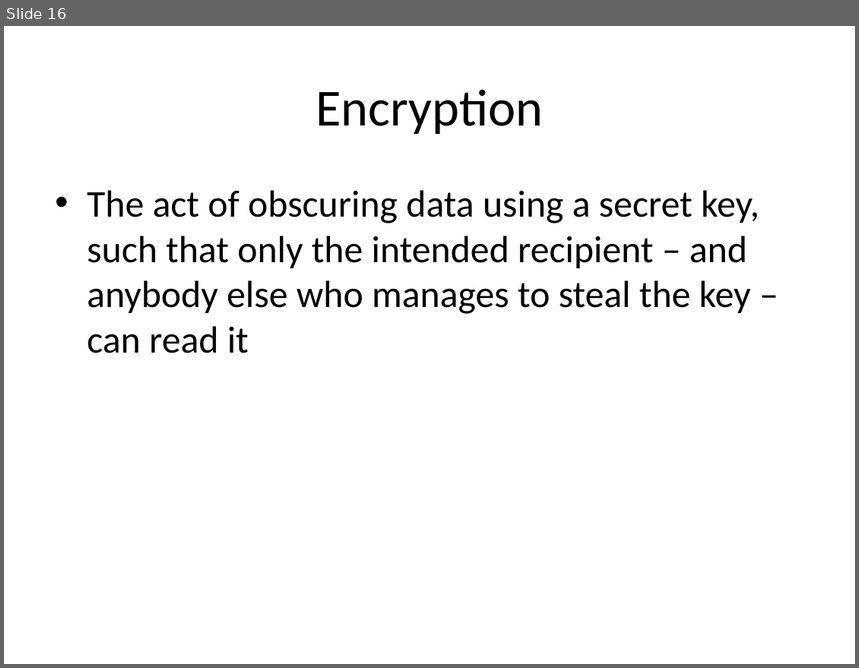
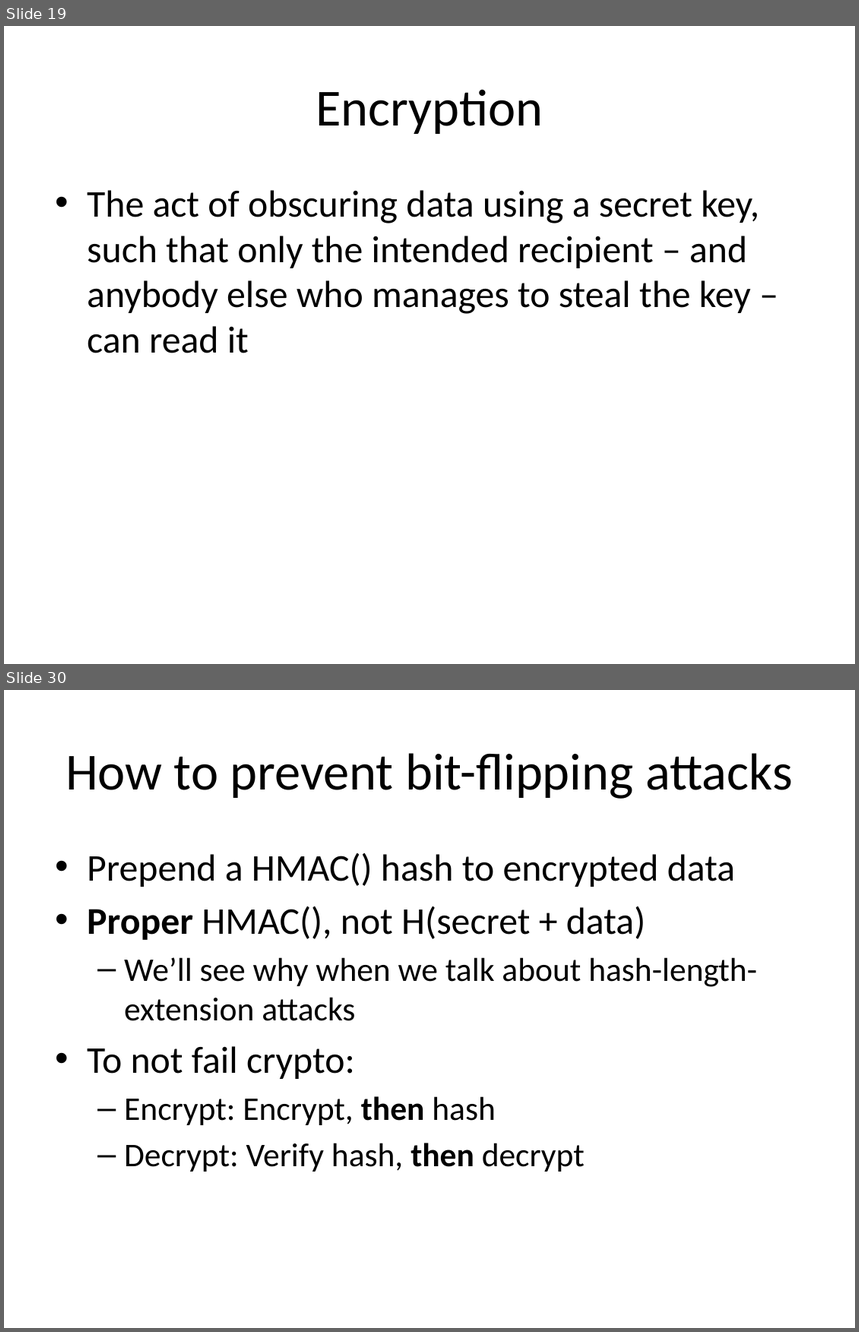
Before and after one commit to iagox86/2013-02-Shmoocon-talk, a slide deck: Shmoocon.pptx. Shown one above the other, each under a label of ours: slide 16 before the commit, slides 19 and 30 after it; the slides between them are not shown. The pictures are 859x668 and 859x1332 pixels, drawn with LibreOffice and Linux fonts; fonts in the diff are those of the drawing. Boxes give left, top, right and bottom in pixels: in the first picture for what was removed or moved away, otherwise in the second. Text is boxed around its words. In the diff, an @@ line names an element or a change of style, - is before the commit and + after.

```diff
--- a/Shmoocon.pptx
+++ b/Shmoocon.pptx
@@ slide 30 added at (4, 690, 855, 1328), background #FFFFFF @@
@@ title added at (66, 753, 793, 799), 44 pt, text #000000 @@
+How to prevent bit-flipping attacks
@@ text added at (87, 853, 757, 1172), 28 pt, text #000000 @@
+• Prepend a HMAC() hash to encrypted data
+• Proper HMAC(), not H(secret + data)
+  – We’ll see why when we talk about hash-length-extension attacks
+• To not fail crypto:
+  – Encrypt: Encrypt, then hash
+  – Decrypt: Verify hash, then decrypt
@@ what was slide 16 is now slide 19 @@
```
Also in this commit, not shown: 9 slides changed, 33 other slides added, 5 slides removed, 8 other files.
